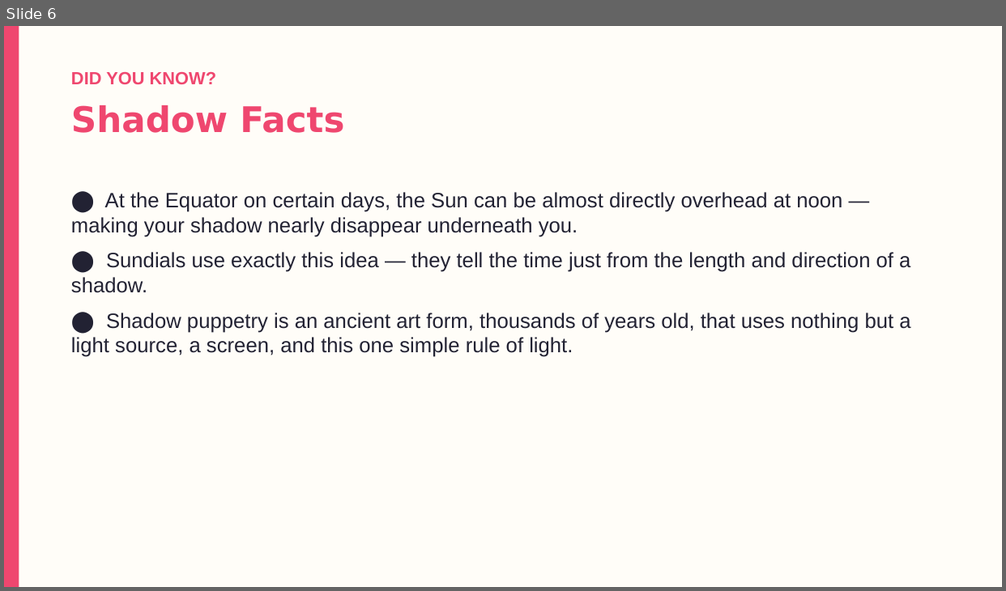
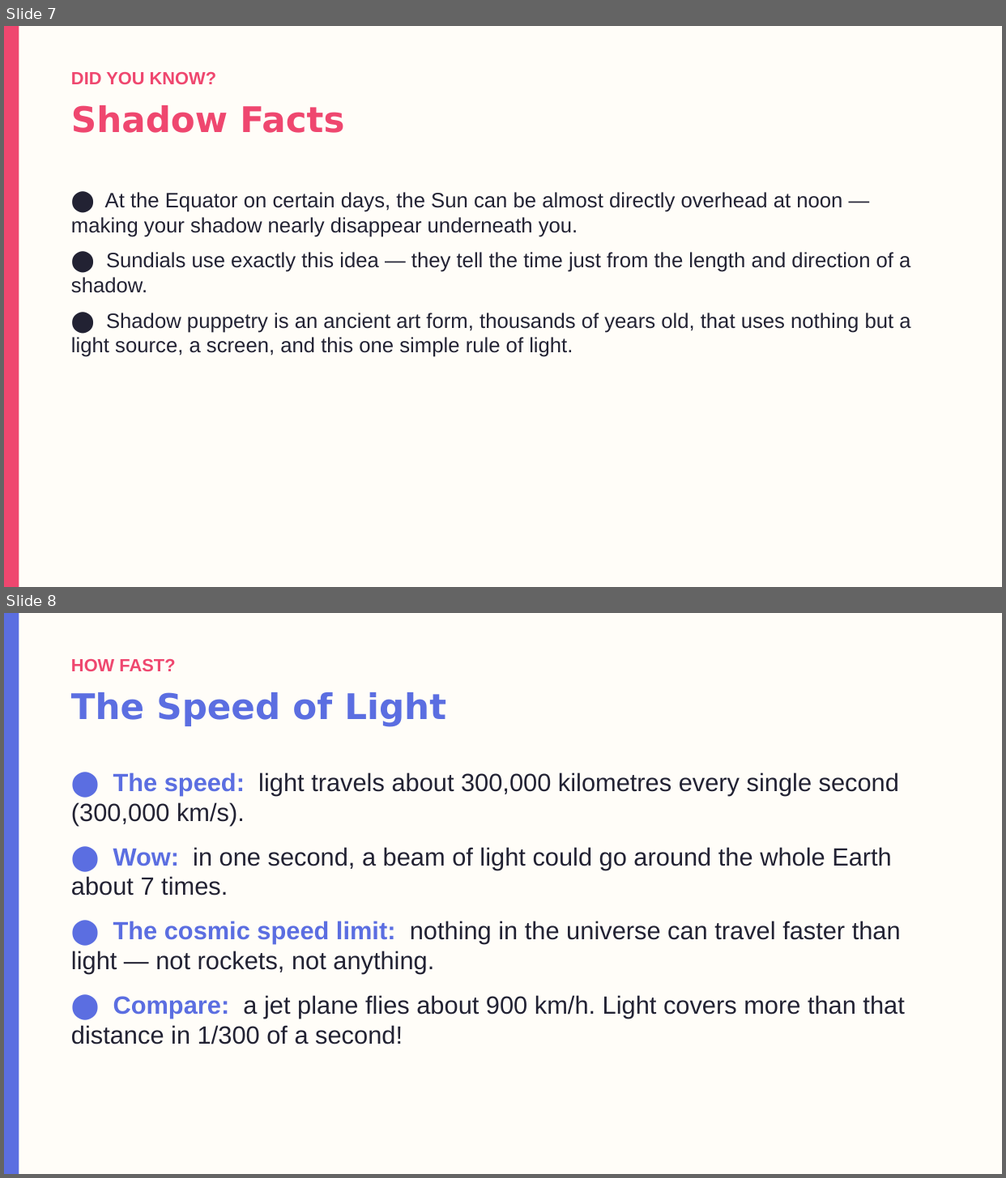
Before and after one commit to kalzei/seeh, a slide deck: materials/s2/isc/5.EN_S2ISC_Light_L4_StraightLinesAndShadows.pptx. Shown one above the other, each under a label of ours: slide 6 before the commit, slides 7 and 8 after it. The pictures are 1006x591 and 1006x1178 pixels, drawn with LibreOffice and Linux fonts; fonts in the diff are those of the drawing. Boxes give left, top, right and bottom in pixels: in the first picture for what was removed or moved away, otherwise in the second. Text is boxed around its words. In the diff, an @@ line names an element or a change of style, - is before the commit and + after.

```diff
--- a/materials/s2/isc/5.EN_S2ISC_Light_L4_StraightLinesAndShadows.pptx
+++ b/materials/s2/isc/5.EN_S2ISC_Light_L4_StraightLinesAndShadows.pptx
@@ slide 8 added at [4,613,1002,1174], background #FFFDF8 @@
@@ rectangle added at [4,613,19,1174], fill #5B6EE1 @@
@@ text added at [71,659,175,671], 17 pt, text #EF476F, bold @@
+HOW FAST?
@@ text added at [71,692,446,727], 34 pt, text #5B6EE1, bold @@
+The Speed of Light
@@ text added at [71,773,904,1045], 24 pt, text #222233 @@
+⬤ The speed: light travels about 300,000 kilometres every single second (300,000 km/s).
+⬤ Wow: in one second, a beam of light could go around the whole Earth about 7 times.
+⬤ The cosmic speed limit: nothing in the universe can travel faster than light — not rockets, not anything.
+⬤ Compare: a jet plane flies about 900 km/h. Light covers more than that distance in 1/300 of a second!
@@ what was slide 6 is now slide 7 @@
```
Also in this commit, not shown: 1 slide changed, 4 other slides added, 9 other files.
